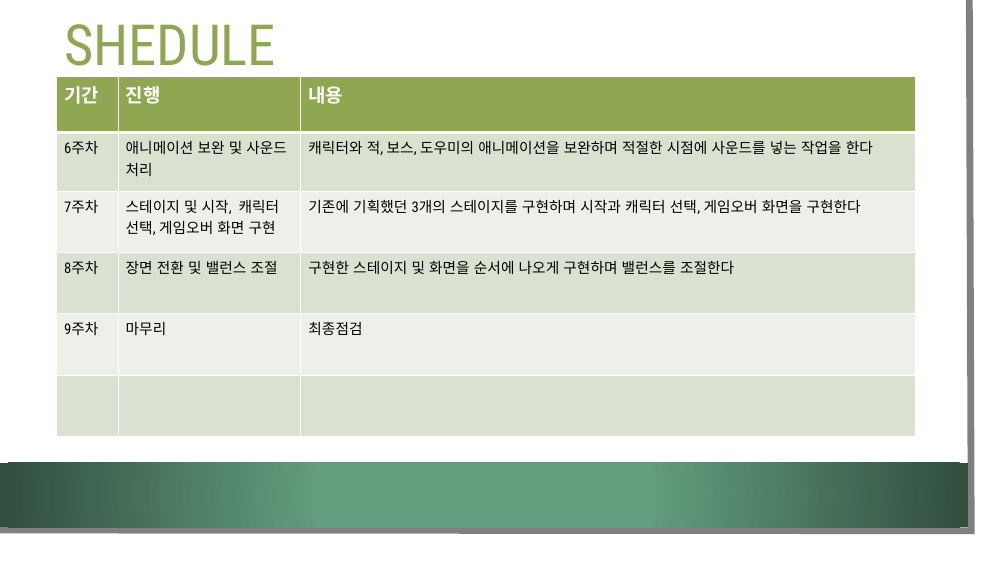
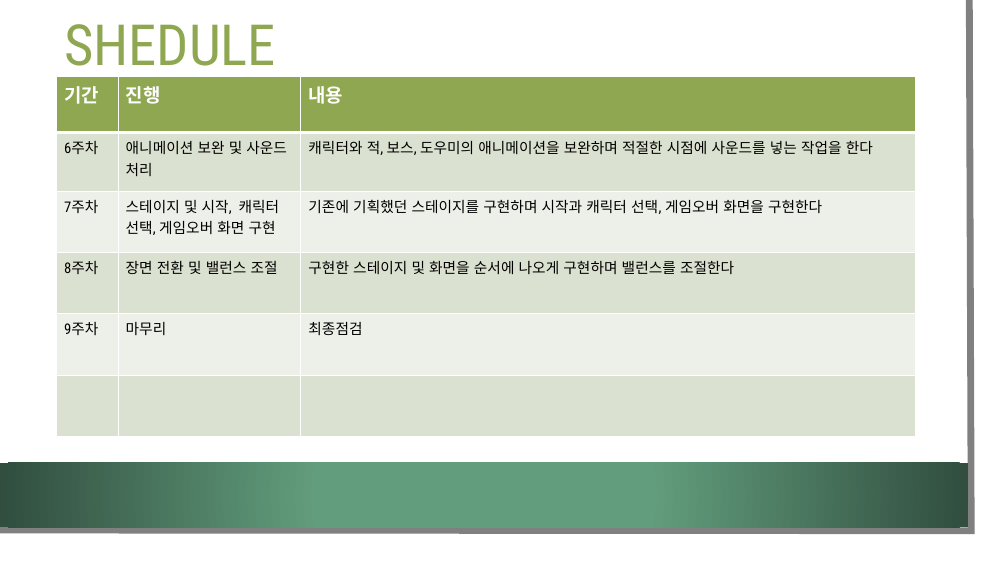
Before and after one commit to LEGO0937/2DGP-Project, a slide deck: slide 10 of Project 1st ppt/2DGP 게임기획서.pptx. Drawn at 1008x567 pixels with LibreOffice and Linux fonts; fonts in the diff are those of the drawing; background and template pictures are left out. Boxes give left, top, right and bottom in pixels: in the first picture for what was removed or moved away, otherwise in the second. Text is boxed around its words. In the diff, an @@ line names an element or a change of style, - is before the commit and + after.

```diff
--- a/Project 1st ppt/2DGP 게임기획서.pptx
+++ b/Project 1st ppt/2DGP 게임기획서.pptx
@@ table at (x1=57, y1=76, x2=917, y2=437) @@
-row 3, column 3: 기존에 기획했던 3개의 스테이지를 구현하며 시작과 캐릭터 선택, 게임오버 화면을 구현한다
+row 3, column 3: 기존에 기획했던 스테이지를 구현하며 시작과 캐릭터 선택, 게임오버 화면을 구현한다
```
Also in this commit, not shown: 3 other slides changed, 3 other files.
